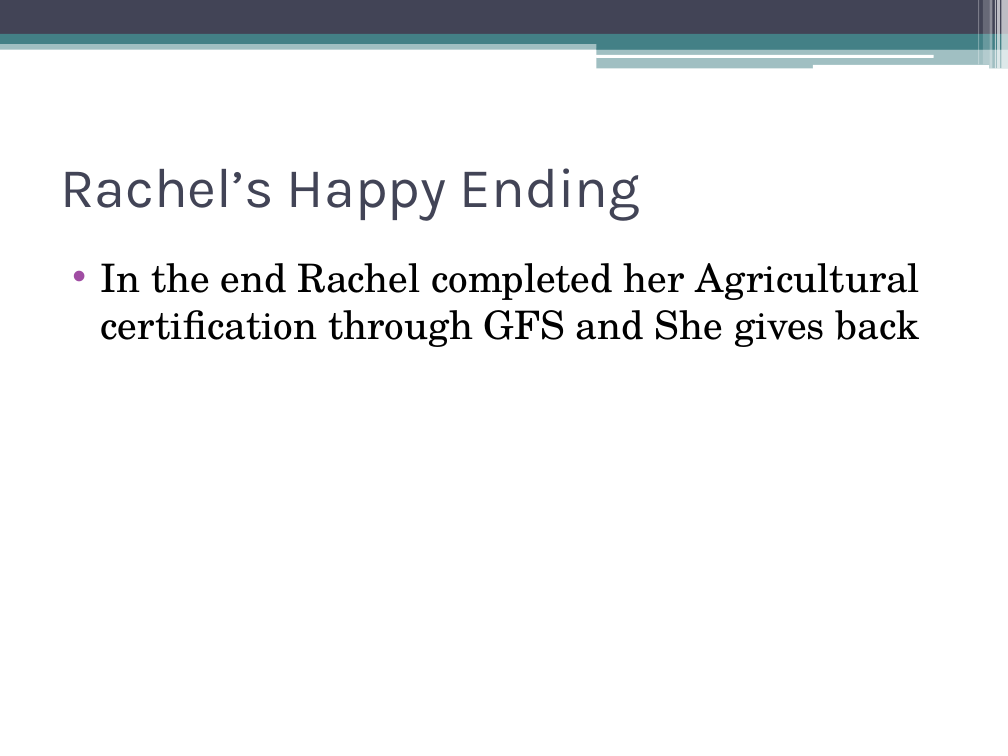
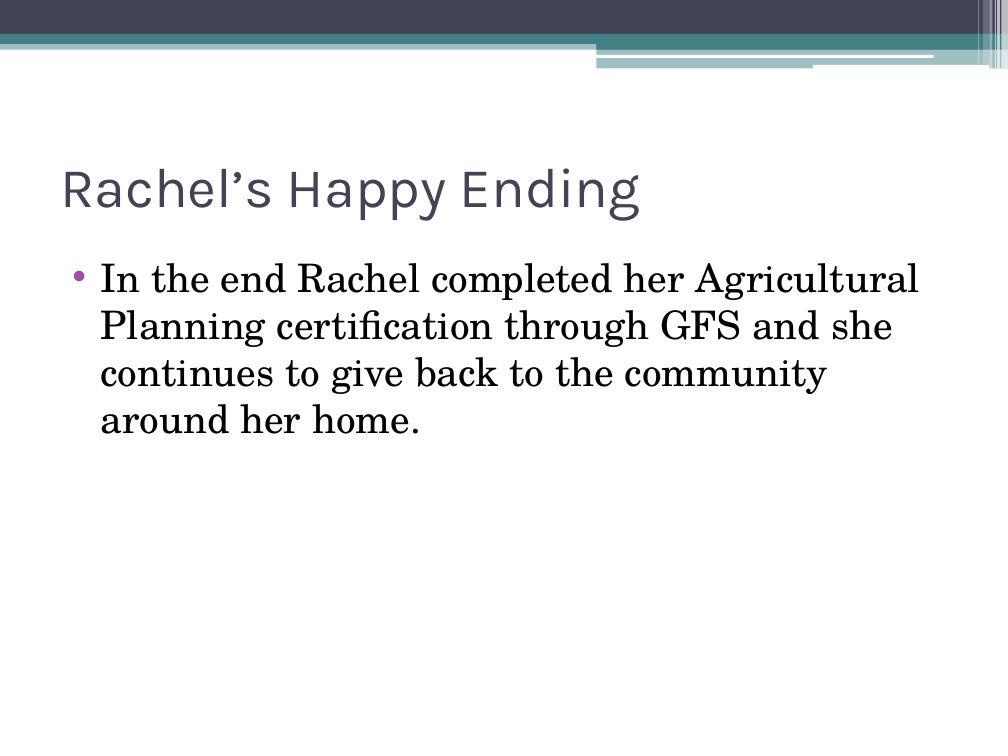
Before and after one commit to jerseycity2018/team-9, a slide deck: slide 10 of GCF Presentation.pptx. Drawn at 1008x756 pixels with LibreOffice and Linux fonts; fonts in the diff are those of the drawing. Boxes give left, top, right and bottom in pixels: in the first picture for what was removed or moved away, otherwise in the second. Text is boxed around its words. In the diff, an @@ line names an element or a change of style, - is before the commit and + after.

```diff
--- a/GCF Presentation.pptx
+++ b/GCF Presentation.pptx
@@ text at [101,263,921,434]: text changed @@
-• In the end Rachel completed her Agricultural certification through GFS and She gives back
+• In the end Rachel completed her Agricultural Planning certification through GFS and she continues to give back to the community around her home.
```
Also in this commit, not shown: 3 other slides changed.
